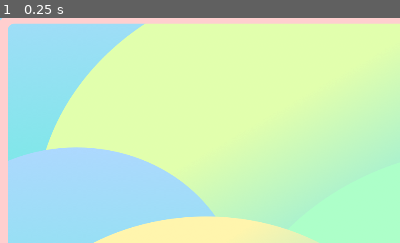
Above: before the commit, frame 1.
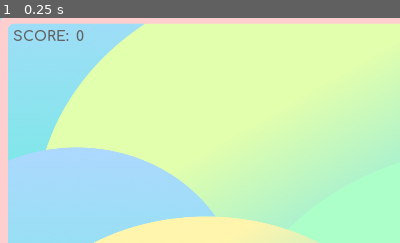
Above: after the commit, the same moment.

Repository: Dexterminator/solemates
Game: Godot game, scene res://Scenes/Main/Main.tscn
The game is run twice, just before and just after one commit, with the same random seed, the same clock (stepped at 60 frames per second) and the same inputs.
Inputs:
- Up to frame 1 (0.25 s): no input
The pictures show only the part of the screen within x 0-50%, y 0-50%; the shares and areas given below are measured in that part.

The runs differ from the first frame. In frame 1, 0.4% of the frame differs, in the area x 3-21%, y 5-11%.

Commit message:
Add score

Diff:
--- a/Entities/Fan/Default.gd
+++ b/Entities/Fan/Default.gd
@@ -21,7 +21,7 @@
 		owner.fan_paricles.set_emitting(true)
 		owner.eyes.set_animation("fanning")
 		owner.mouth.set_animation("fanning")
-		speed = 80
+		speed = 100
 	elif Input.is_action_just_released("fan"):
 		speed = 300
 		for body in owner.fan_hitbox.get_overlapping_bodies():
--- /dev/null
+++ b/Helpers/GUI.gd
@@ -0,0 +1,6 @@
+extends MarginContainer
+
+onready var score_label = $HBoxContainer/VBoxContainer/HBoxContainer/Score
+
+func set_score(new_score):
+	score_label.set_text(str(new_score))
--- /dev/null
+++ b/Helpers/GUI.tscn
@@ -0,0 +1,46 @@
+[gd_scene load_steps=5 format=2]
+
+[ext_resource path="res://Assets/Comfortaa-Bold.ttf" type="DynamicFontData" id=1]
+[ext_resource path="res://Helpers/GUI.gd" type="Script" id=2]
+
+[sub_resource type="DynamicFont" id=1]
+size = 23
+font_data = ExtResource( 1 )
+
+[sub_resource type="Theme" id=2]
+default_font = SubResource( 1 )
+
+[node name="GUI" type="MarginContainer"]
+margin_right = 40.0
+margin_bottom = 40.0
+theme = SubResource( 2 )
+script = ExtResource( 2 )
+__meta__ = {
+"_edit_use_anchors_": false
+}
+
+[node name="HBoxContainer" type="HBoxContainer" parent="."]
+margin_right = 114.0
+margin_bottom = 40.0
+
+[node name="VBoxContainer" type="VBoxContainer" parent="HBoxContainer"]
+margin_right = 114.0
+margin_bottom = 40.0
+
+[node name="HBoxContainer" type="HBoxContainer" parent="HBoxContainer/VBoxContainer"]
+margin_right = 114.0
+margin_bottom = 27.0
+
+[node name="Label" type="Label" parent="HBoxContainer/VBoxContainer/HBoxContainer"]
+margin_right = 97.0
+margin_bottom = 27.0
+custom_colors/font_color = Color( 0.388235, 0.388235, 0.388235, 1 )
+text = "Score: "
+uppercase = true
+
+[node name="Score" type="Label" parent="HBoxContainer/VBoxContainer/HBoxContainer"]
+margin_left = 101.0
+margin_right = 114.0
+margin_bottom = 27.0
+custom_colors/font_color = Color( 0.388235, 0.388235, 0.388235, 1 )
+text = "0"
--- a/Scenes/Main/Main.gd
+++ b/Scenes/Main/Main.gd
@@ -1,9 +1,14 @@
 extends Node2D
-
+var score = 0
 onready var shake_camera = $ShakeCamera2D
+onready var gui = $GUI
 
 func _on_Sock_matched():
 	shake_camera.add_trauma(0.3)
+	score += 100
+	gui.set_score(score)
 
 func _on_Sock_dried():
 	shake_camera.add_trauma(0.2)
+	score += 10
+	gui.set_score(score)
--- a/Scenes/Main/Main.tscn
+++ b/Scenes/Main/Main.tscn
@@ -6,6 +6,7 @@
 [ext_resource path="res://Entities/Fan/Fan.tscn" type="PackedScene" id=4]
 [ext_resource path="res://Scenes/Main/Main.gd" type="Script" id=5]
 [ext_resource path="res://Helpers/ShakeCamera2D.tscn" type="PackedScene" id=6]
+[ext_resource path="res://Helpers/GUI.tscn" type="PackedScene" id=7]
 
 [node name="Main" type="Node2D"]
 script = ExtResource( 5 )
@@ -36,6 +37,12 @@
 
 [node name="Sprite" parent="." instance=ExtResource( 4 )]
 position = Vector2( 748.174, 672.199 )
+
+[node name="GUI" parent="." instance=ExtResource( 7 )]
+margin_left = 21.0
+margin_top = 17.0
+margin_right = 183.0
+margin_bottom = 57.0
 [connection signal="dried" from="Sock" to="." method="_on_Sock_dried"]
 [connection signal="matched" from="Sock" to="." method="_on_Sock_matched"]
 [connection signal="dried" from="Sock2" to="." method="_on_Sock_dried"]
Binary file added: Assets/Comfortaa-Bold.ttf
Not shown: 1 places in Scenes/Main/Main.tscn that only renumber resources
